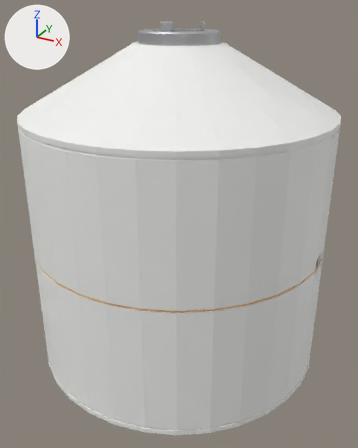
The glTF model models/station/ax_station_08_inflatable_hab_deployed.glb, before and after one commit.
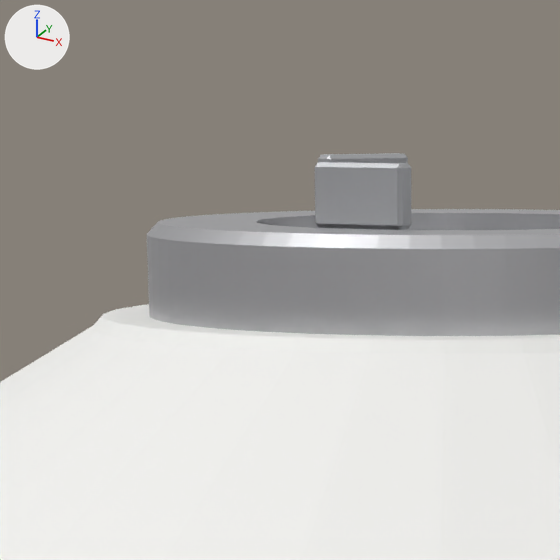
The first picture shows the older version from a 50 mm lens placed at (4.98, -9.07, 5.26), pointed at (-0.04, 0.07, 0.69). The close-ups show the older and then the newer version on the part from 33% to 54% of the width and 0% to 17% of the height of that picture. Only the edits that show in the close-ups are written down. Arrows for +X, +Y and +Z are at upper left; the lights stay in place. Vertices at exactly the same position are counted once.

Objects in the first close-up: 'inflatable_shell', 'port_top', 'port_top_petals'.
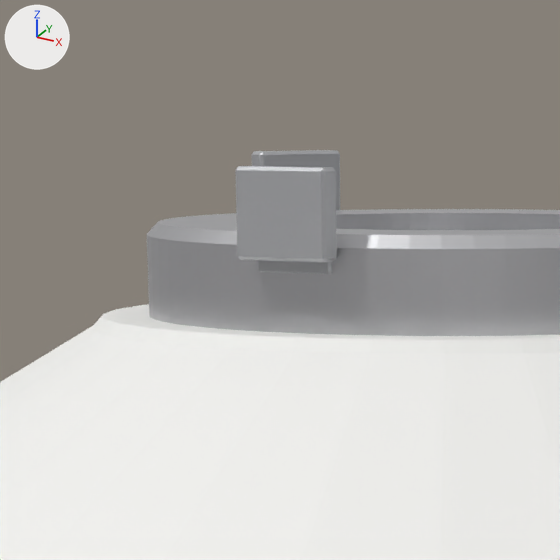
Pixel boxes (x1, y1, x2, y2) of what changed, in the close-ups (560 x 560 px):
'port_top_petals', reshaped: before (315, 153, 411, 230); after (235, 150, 340, 274)
part 1 of me_ax_station_08_inflatable_hab_deployed_port_top_petals, reshaped: before (318, 153, 408, 163); after (251, 150, 340, 210)
part 2 of me_ax_station_08_inflatable_hab_deployed_port_top_petals, added: after (235, 166, 337, 274)
part 3 of me_ax_station_08_inflatable_hab_deployed_port_top_petals, deleted: before (315, 162, 411, 230)

Diff of the bpy script that builds the scene:
```diff
--- a/models/station/ax_station_08_inflatable_hab_deployed.glb.py
+++ b/models/station/ax_station_08_inflatable_hab_deployed.glb.py
@@ me_ax_station_08_inflatable_hab_deployed_port_top_petals @@
 # used by ob_port_top_petals; location = (0.0, 0.0, 0.0)
-me_ax_station_08_inflatable_hab_deployed_port_top_petals.from_pydata(...)  # 72 vertices, 132 faces; spans x -0.485..0.485, y -0.492..0.352, z 4.83..4.984
+me_ax_station_08_inflatable_hab_deployed_port_top_petals.from_pydata(...)  # 162 vertices, 312 faces; spans x -0.812..0.812, y -0.868..0.541, z 4.74..4.984
+# me_ax_station_08_inflatable_hab_deployed_port_top_petals part 1: 24 vertices removed from x -0.485..-0.311, y 0.108..0.352, z 4.83..4.984; 54 vertices added at x -0.812..-0.633, y 0.295..0.541, z 4.74..4.984
+# me_ax_station_08_inflatable_hab_deployed_port_top_petals part 2: 54 vertices added at x -0.128..0.128, y -0.868..-0.788, z 4.74..4.984
+# me_ax_station_08_inflatable_hab_deployed_port_top_petals part 3: 24 vertices removed from x -0.128..0.128, y -0.492..-0.428, z 4.83..4.984
+# other edits to the shape of me_ax_station_08_inflatable_hab_deployed_port_top_petals do not show in these pictures
 me_ax_station_08_inflatable_hab_deployed_port_top_petals.materials.append(mat_grey)
```
